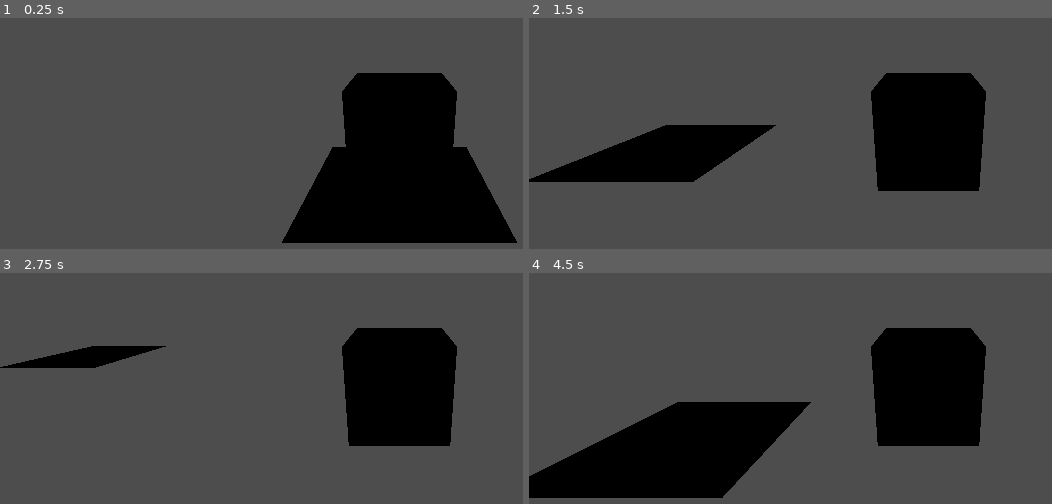
Above: before the commit, frames 1-4 (two rows, left to right).
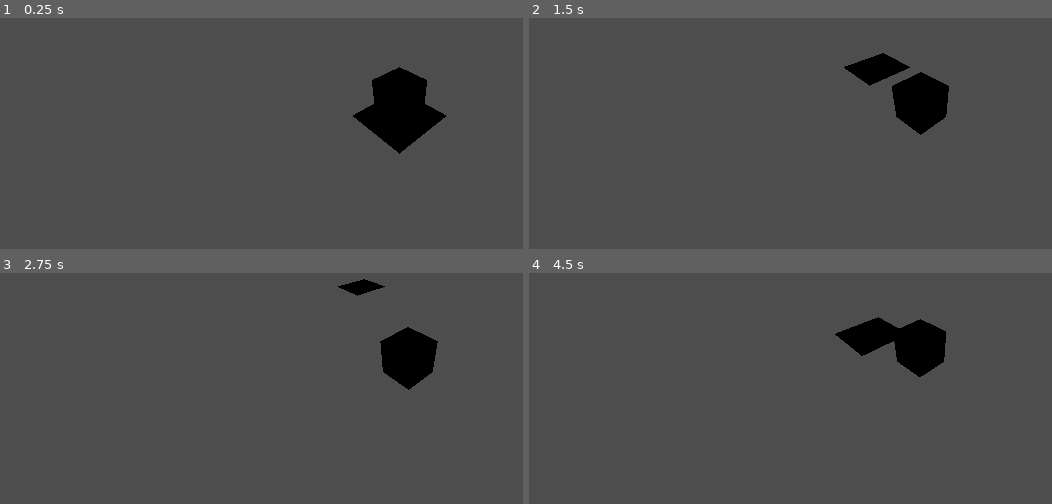
Above: after the commit, the same moments.

Repository: eigenstuffs/ld54
Game: Godot game, scene res://Dog/test.tscn
Same seed, same stepped clock (60 frames per second), same inputs: the game is played once before the commit and once after it. The project has no main scene, so this scene is started directly.
Inputs:
- Up to frame 1 (0.25 s): no input
- Up to frame 2 (1.5 s): tap Enter (ui_accept) at 0.5, 0.77 s; hold Right (ui_right) 0.53-1.28 s; hold Down (ui_down) from 1.28 s (still down)
- Up to frame 3 (2.75 s): tap Enter (ui_accept) at 1.52 s; release Down (ui_down) at 2.03 s; hold Right (ui_right) from 2.03 s (still down)
- Up to frame 4 (4.5 s): release Right (ui_right) at 2.78 s; hold Up (ui_up) 2.78-3.53 s; tap Enter (ui_accept) at 3.02, 3.77 s; hold Left (ui_left) from 3.53 s (still down)

The runs differ from the first frame. In frame 1, 18% of the frame differs, in the area x 53-99%, y 21-98%; in frame 2, 16%; in frame 3, 10%; in frame 4, 24%, in the area x 0-88%, y 19-98%.

Commit message:
HELLO

Diff:
--- a/Camera.tscn
+++ /dev/null
@@ -1,10 +0,0 @@
-[gd_scene load_steps=2 format=3 uid="uid://b1u6d63jd8goi"]
-
-[ext_resource type="Script" path="res://CameraRef.gd" id="1_ls4yr"]
-
-[node name="Node3D" type="Node3D"]
-script = ExtResource("1_ls4yr")
-
-[node name="Camera3D" type="Camera3D" parent="."]
-transform = Transform3D(0.707107, -0.5, 0.5, 0, 0.707107, 0.707107, -0.707107, -0.5, 0.5, 3, 3, 3)
-fov = 100.4
--- /dev/null
+++ b/Camera/Camera.tscn
@@ -0,0 +1,10 @@
+[gd_scene load_steps=2 format=3 uid="uid://dlashtvgn52cr"]
+
+[ext_resource type="Script" path="res://Camera/CameraRef.gd" id="1_uww7f"]
+
+[node name="Camera" type="Node3D"]
+script = ExtResource("1_uww7f")
+
+[node name="Camera3D" type="Camera3D" parent="."]
+transform = Transform3D(0.707107, -0.5, 0.5, 0, 0.707107, 0.707107, -0.707107, -0.5, 0.5, 3, 3, 3)
+fov = 100.4
--- a/CameraRef.gd
+++ b/Camera/CameraRef.gd
@@ -8,8 +8,8 @@
 func _ready():
 	dog = get_node(target)
 
-
 # Called every frame. 'delta' is the elapsed time since the previous frame.
 func _process(delta):
 	var pos : Vector3 = dog.global_position
-	self.global_position.lerp(pos, 0.2 * delta)
+	print(pos)
+	global_position = self.global_position.lerp(pos, 0.2)
--- a/Dog/Dog.tscn
+++ b/Dog/Dog.tscn
@@ -13,9 +13,6 @@
 [node name="MeshInstance3D" type="MeshInstance3D" parent="."]
 mesh = SubResource("BoxMesh_3l1xe")
 
-[node name="Camera3D" type="Camera3D" parent="."]
-transform = Transform3D(1, 0, 0, 0, 0.937774, 0.347247, 0, -0.347247, 0.937774, 0, 1.07428, 2.99468)
-
 [node name="Bark" type="StaticBody3D" parent="."]
 
 [node name="CollisionShape3D" type="CollisionShape3D" parent="Bark"]
--- a/Dog/test.tscn
+++ b/Dog/test.tscn
@@ -1,6 +1,7 @@
-[gd_scene load_steps=3 format=3 uid="uid://dj88iu8qml7iw"]
+[gd_scene load_steps=4 format=3 uid="uid://dj88iu8qml7iw"]
 
 [ext_resource type="PackedScene" uid="uid://dwbecuthiqcsw" path="res://Dog/Dog.tscn" id="1_ki4y8"]
+[ext_resource type="PackedScene" uid="uid://dlashtvgn52cr" path="res://Camera.tscn" id="2_qhlx5"]
 
 [sub_resource type="PlaneMesh" id="PlaneMesh_1c1tg"]
 
@@ -11,3 +12,6 @@
 
 [node name="Dog" parent="." instance=ExtResource("1_ki4y8")]
 transform = Transform3D(1, 0, 0, 0, 1, 0, 0, 0, 1, 0, 0.689043, 0)
+
+[node name="Camera" parent="." instance=ExtResource("2_qhlx5")]
+target = NodePath("../Dog")
